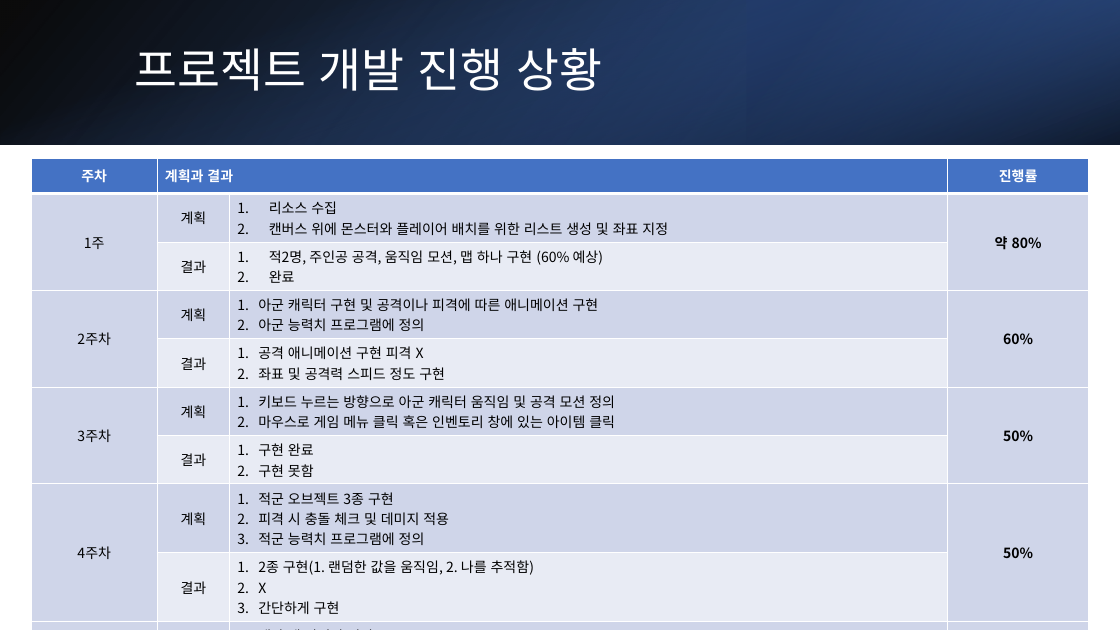
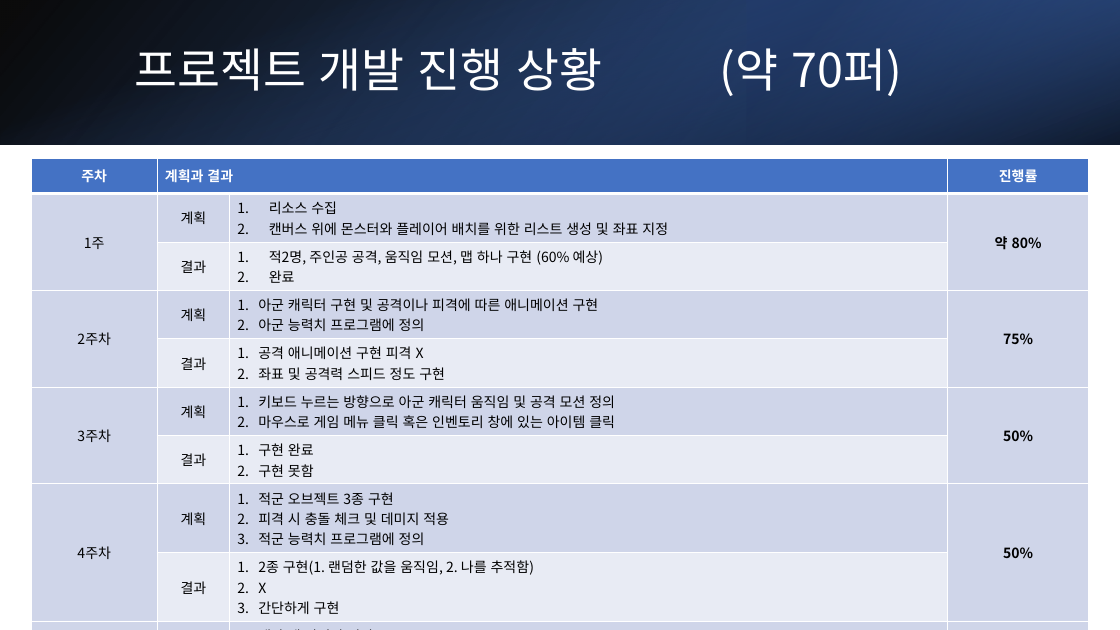
Before and after one commit to LeeJaeMoonND/2DGP_Project, a slide deck: slide 2 of 2DGP 2차 프로젝트.pptx. Drawn at 1120x630 pixels with LibreOffice and Linux fonts; fonts in the diff are those of the drawing. Boxes give left, top, right and bottom in pixels: in the first picture for what was removed or moved away, otherwise in the second. Text is boxed around its words. In the diff, an @@ line names an element or a change of style, - is before the commit and + after.

```diff
--- a/2DGP 2차 프로젝트.pptx
+++ b/2DGP 2차 프로젝트.pptx
@@ title at <box>134,48,902,96</box>: text changed @@
-프로젝트 개발 진행 상황
+프로젝트 개발 진행 상황 (약 70퍼)
@@ table at <box>31,158,1089,618</box> @@
-row 4, column 4: 60%
+row 4, column 4: 75%
```
Also in this commit, not shown: 1 slide added, 1 slide removed, 2 other files.
